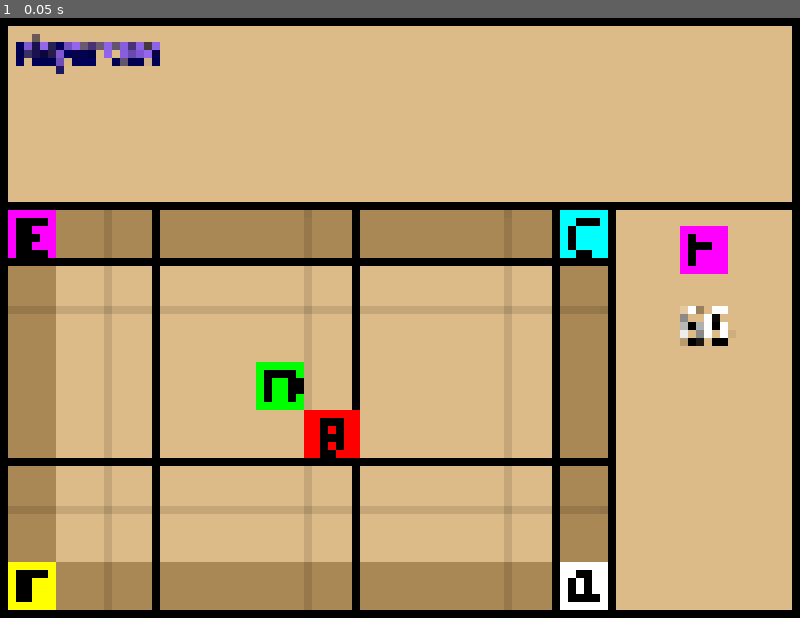
Above: before the commit, frame 1.
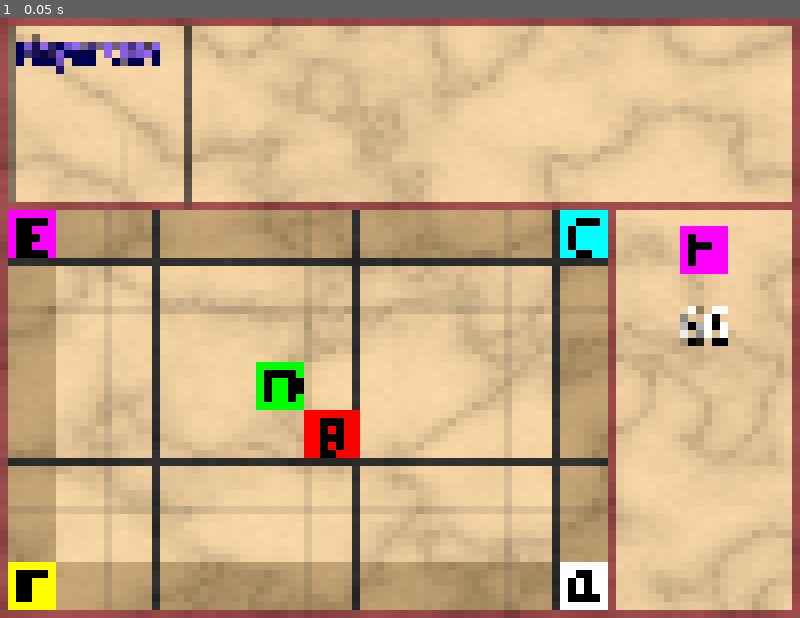
Above: after the commit, the same moment.

Repository: Infini-Creation/Ishid-O-Matic_Reborn
Game: Godot game, scene res://Scenes/game.tscn
The game is run twice, just before and just after one commit, with the same random seed, the same clock (stepped at 60 frames per second) and the same inputs.
Inputs:
- Up to frame 1 (0.05 s): no input

The runs differ from the first frame. In frame 1, 37% of the frame differs, in the area x 0-100%, y 0-100%.

Commit message:
upgrade panels with fake marble texture
- Replace boring flat color with marble like texture

Diff:
--- a/project/Scenes/game_over_panel.gd
+++ b/project/Scenes/game_over_panel.gd
@@ -16,6 +16,7 @@
 
 func _on_texture_button_pressed():
 	print("GameOverPanel: button pressed, go to highscores panel IF hs beat or main menu")
-	#TODO: check highscores
-	#TODO: ask name/update highscores data
+	#TODO: check highscores if one > lowest at least go to page
+	#TODO: put a new highscore line where it belongs
+	#TODO: ask name then update highscores data
 	#TODO: go to main menu
--- a/project/Scenes/game_over_panel.tscn
+++ b/project/Scenes/game_over_panel.tscn
@@ -1,7 +1,8 @@
-[gd_scene load_steps=5 format=3 uid="uid://kljdgyody1hl"]
+[gd_scene load_steps=6 format=3 uid="uid://bbrhlfx2osij1"]
 
 [ext_resource type="Script" path="res://Scenes/game_over_panel.gd" id="1_gfoq6"]
-[ext_resource type="Texture2D" uid="uid://crgkocvfytwc8" path="res://Arts/Gfx/Panels/GameOverPanel-background.png" id="1_l7mtr"]
+[ext_resource type="Texture2D" uid="uid://bhtx7ng8r7s3o" path="res://Arts/Gfx/Panels/GameOverPanel-background.png" id="1_l7mtr"]
+[ext_resource type="Texture2D" uid="uid://crgkocvfytwc8" path="res://Arts/Gfx/Panels/GameOverPanel-background-old.png" id="2_n0egr"]
 
 [sub_resource type="Shortcut" id="Shortcut_mf6hy"]
 
@@ -55,7 +56,7 @@
 layout_mode = 2
 size_flags_horizontal = 4
 size_flags_vertical = 4
-texture = ExtResource("1_l7mtr")
+texture = ExtResource("2_n0egr")
 stretch_mode = 5
 
 [node name="RichTextLabel" type="RichTextLabel" parent="CenterContainer/TextureRect"]
Binary file changed: project/Arts/Gfx/Board/board.png
Not shown, changed: project/Arts/Gfx/Board/board.png.import
Binary file changed: project/Arts/Gfx/Panels/GameOverPanel-background.png
Not shown, changed: project/Arts/Gfx/Panels/GameOverPanel-background.png.import
